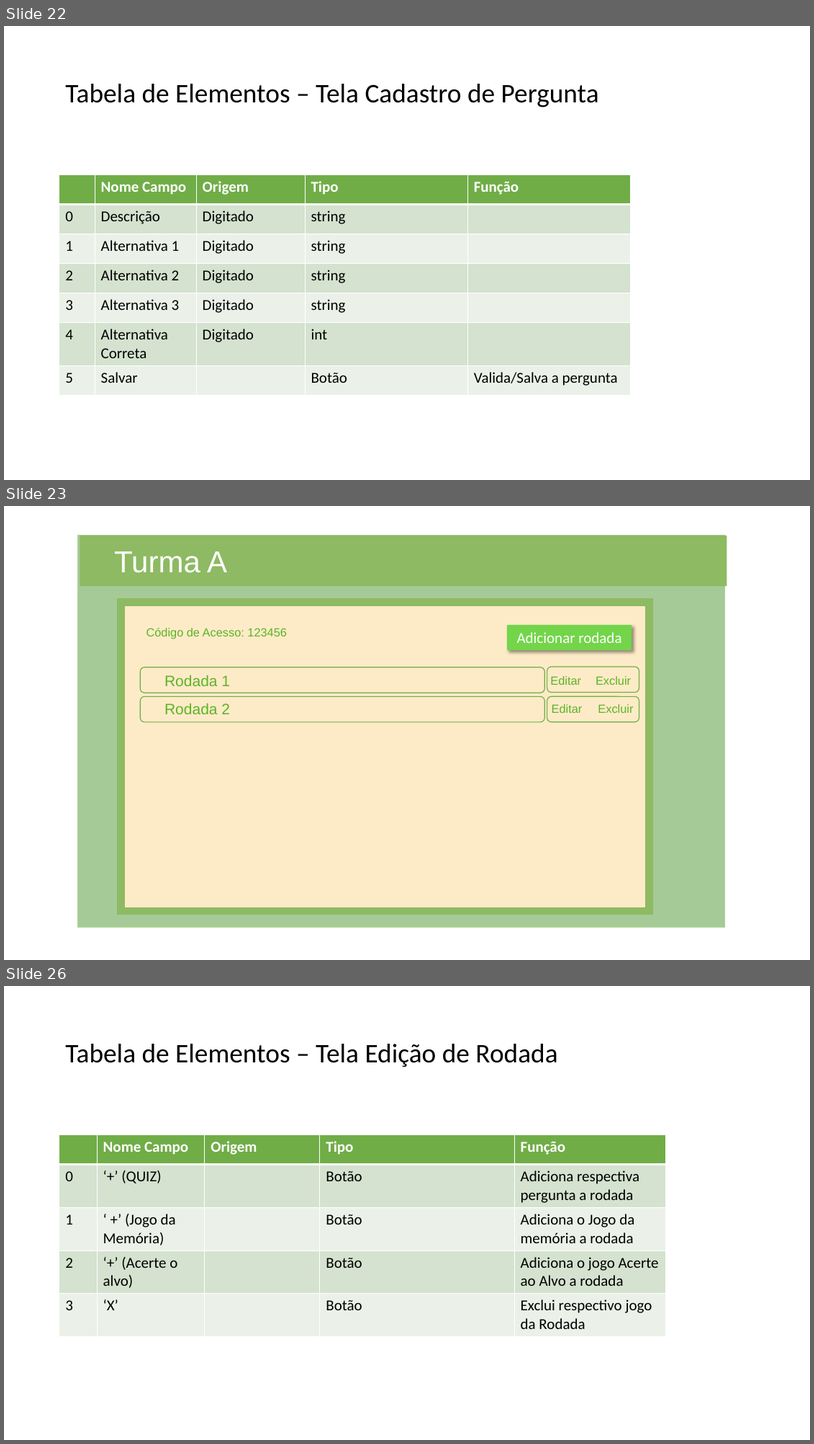
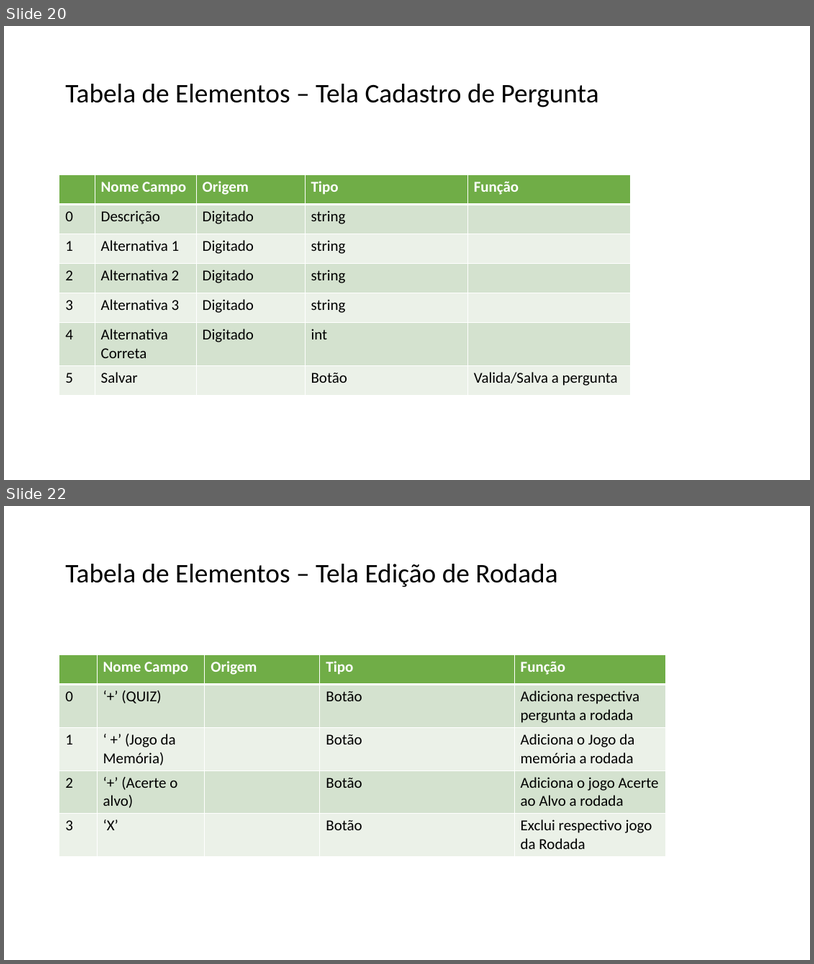
Before and after one commit to NathanReis/FTT-Recicla, a slide deck: DocumentacaoProjeto/Protótipo_Visual.pptx. Shown one above the other, each under a label of ours: slides 22, 23 and 26 before the commit, slides 20 and 22 after it; the slides between them are not shown. The pictures are 814x1444 and 814x964 pixels, drawn with LibreOffice and Linux fonts; fonts in the diff are those of the drawing. Boxes give left, top, right and bottom in pixels: in the first picture for what was removed or moved away, otherwise in the second. Text is boxed around its words. In the diff, an @@ line names an element or a change of style, - is before the commit and + after.

```diff
--- a/DocumentacaoProjeto/Protótipo_Visual.pptx
+++ b/DocumentacaoProjeto/Protótipo_Visual.pptx
@@ slide 23 removed at [4,506,810,960], background #FFFFFF @@
@@ rectangle removed at [78,536,725,926] @@
@@ rectangle removed at [80,536,727,587] @@
@@ text removed at [114,551,227,573] @@
-Turma A
@@ rectangle removed at [117,599,653,914] @@
@@ rounded rectangle removed at [124,605,646,907] @@
@@ text removed at [147,628,287,639] @@
-Código de Acesso: 123456
@@ rectangle removed at [508,626,632,650] @@
-Adicionar rodada
@@ rounded rectangle removed at [140,667,545,692] @@
@@ text removed at [165,675,230,686] @@
-Rodada 1
@@ rounded rectangle removed at [548,667,639,692] @@
@@ text removed at [550,676,581,685] @@
-Editar
@@ text removed at [596,676,631,685] @@
-Excluir
@@ rounded rectangle removed at [140,697,545,722] @@
@@ rounded rectangle removed at [548,697,639,722] @@
@@ text removed at [165,703,230,714] @@
-Rodada 2
@@ text removed at [552,704,583,713] @@
-Editar
@@ text removed at [598,704,633,713] @@
-Excluir
@@ what was slide 22 is now slide 20 @@
@@ what was slide 26 is now slide 22 @@
```
Also in this commit, not shown: 7 slides changed, 5 other slides removed, 5 other files.
